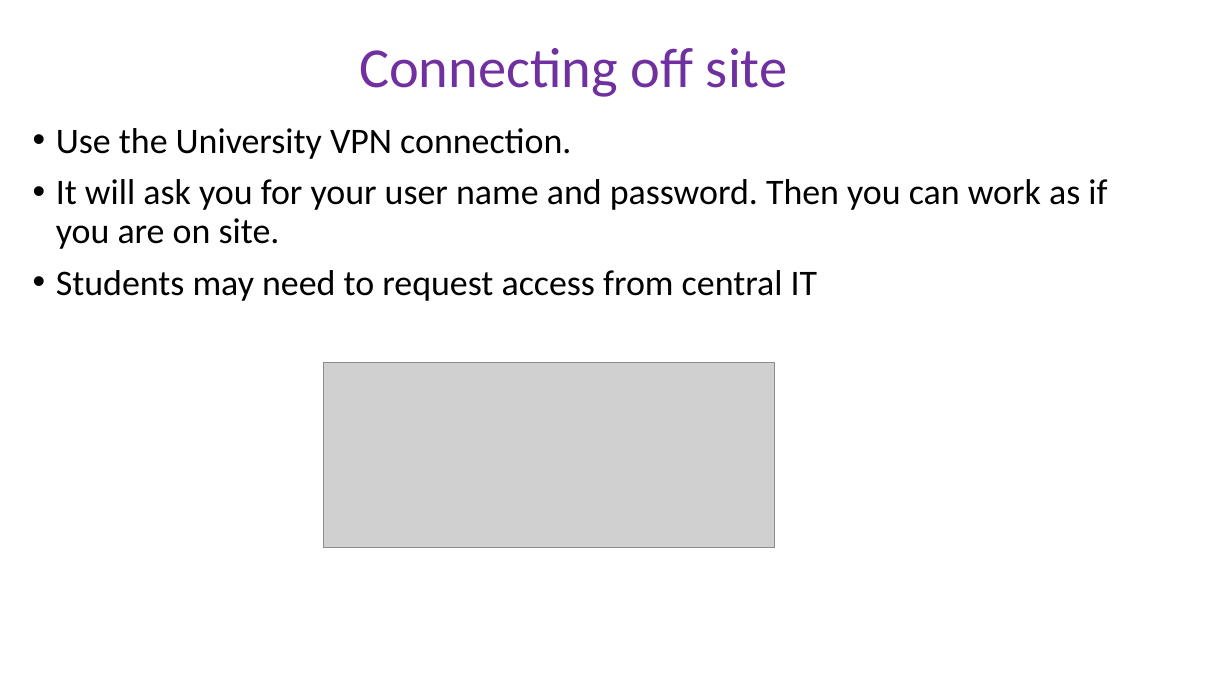
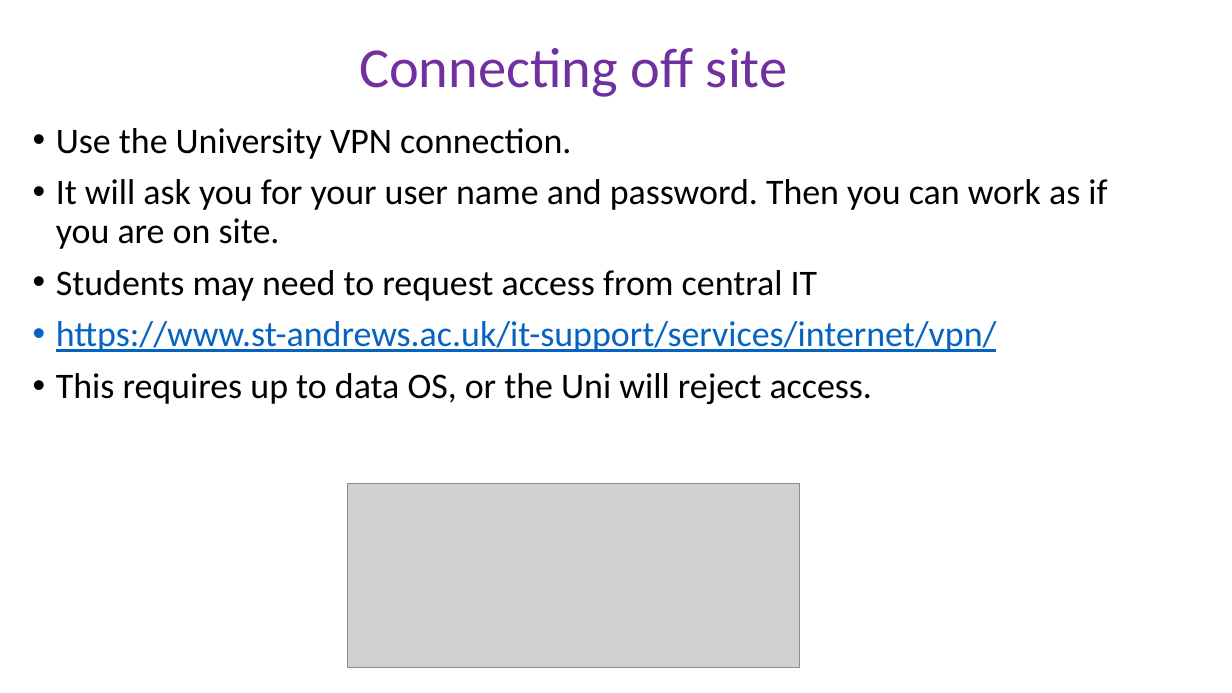
Before and after one commit to peterthorpe5/Msc_Digital_Health, a slide deck: slide 2 of Getting_started.pptx. Drawn at 1232x693 pixels with LibreOffice and Linux fonts; fonts in the diff are those of the drawing; grey boxes stand for pictures. Boxes give left, top, right and bottom in pixels: in the first picture for what was removed or moved away, otherwise in the second. Text is boxed around its words. In the diff, an @@ line names an element or a change of style, - is before the commit and + after.

Commit message:
final version

```diff
--- a/Getting_started.pptx
+++ b/Getting_started.pptx
@@ text at box(56, 321, 997, 404): paragraphs added @@
+• https://www.st-andrews.ac.uk/it-support/services/internet/vpn/
+• This requires up to data OS, or the Uni will reject access.
@@ picture: place and size @@
-picture at box(323, 362, 775, 547)
+picture at box(348, 483, 799, 668)
```
